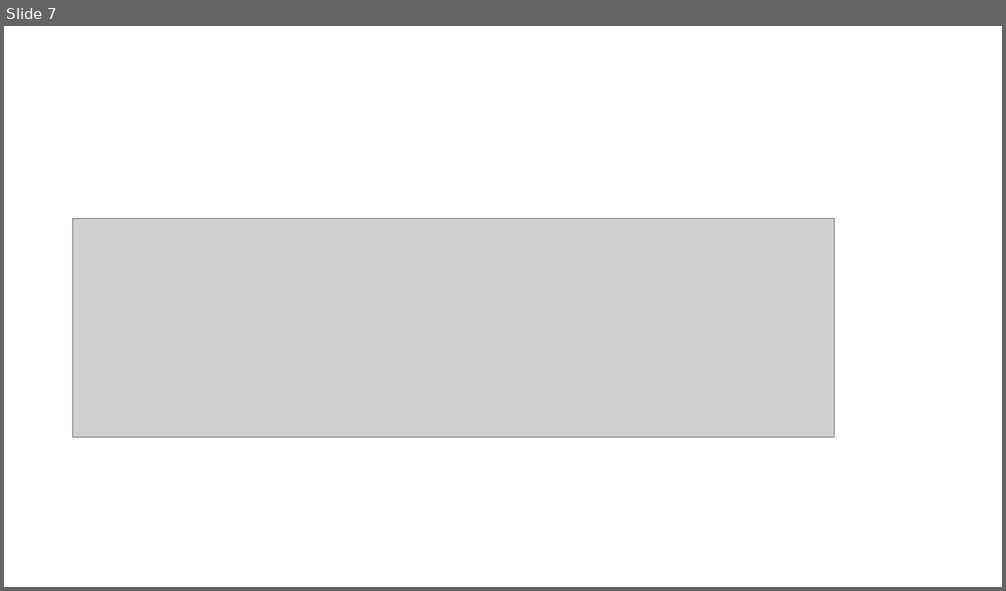
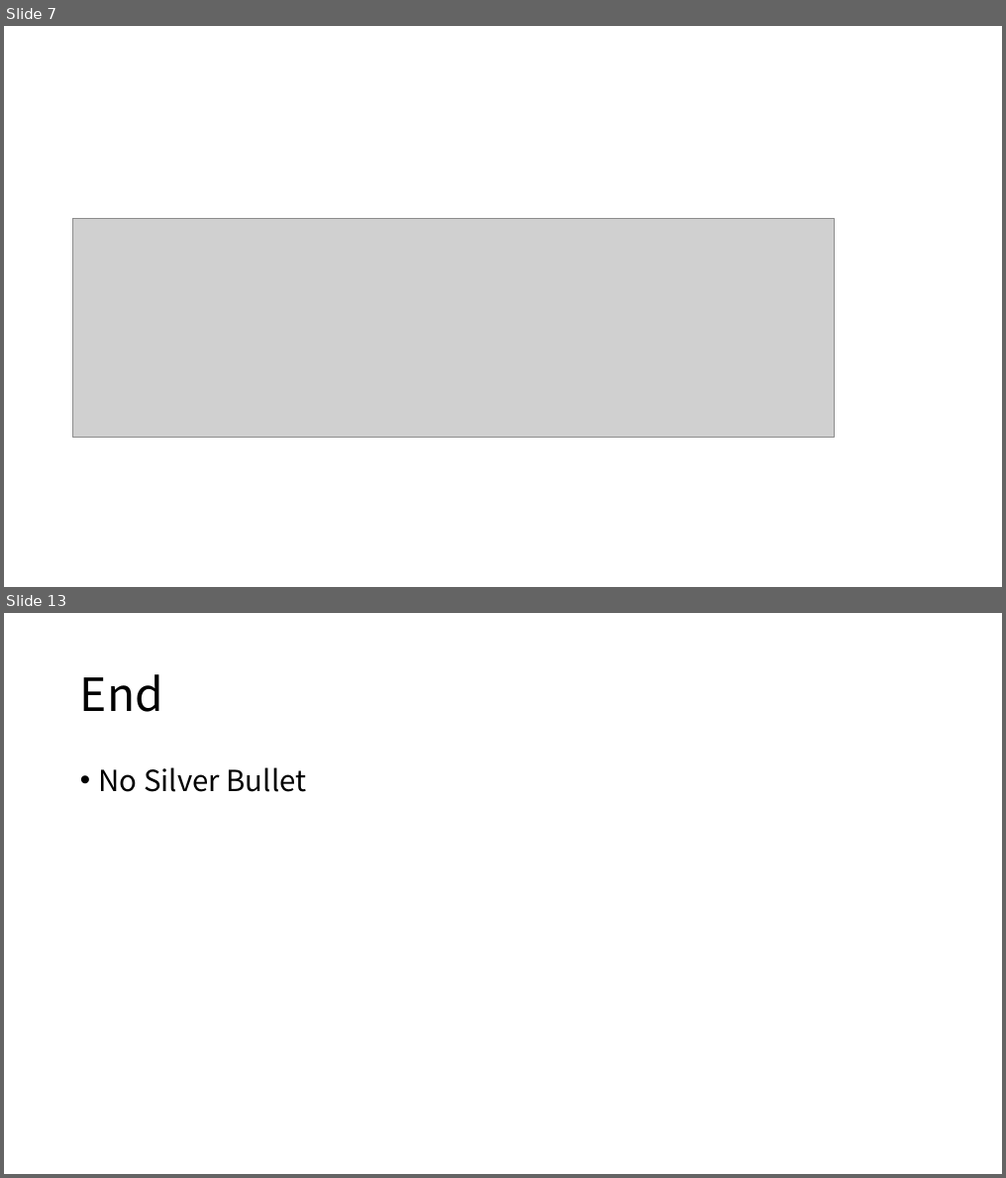
Before and after one commit to DonkeyHu/repo_exchage, a slide deck: java/架构演进.pptx. Shown one above the other, each under a label of ours: slide 7 before the commit, slides 7 and 13 after it; the slides between them are not shown. The pictures are 1006x591 and 1006x1178 pixels, drawn with LibreOffice and Linux fonts; fonts in the diff are those of the drawing; grey boxes stand for pictures. Boxes give left, top, right and bottom in pixels: in the first picture for what was removed or moved away, otherwise in the second. Text is boxed around its words. In the diff, an @@ line names an element or a change of style, - is before the commit and + after.

```diff
--- a/java/架构演进.pptx
+++ b/java/架构演进.pptx
@@ slide 13 added at bbox=[4, 613, 1002, 1174], background #FFFFFF @@
@@ title added at bbox=[80, 674, 163, 712], 44 pt, text #000000 @@
+End
@@ text added at bbox=[99, 767, 307, 792], 28 pt, text #000000 @@
+• No Silver Bullet
```
Also in this commit, not shown: 5 other slides added, 5 other files.
